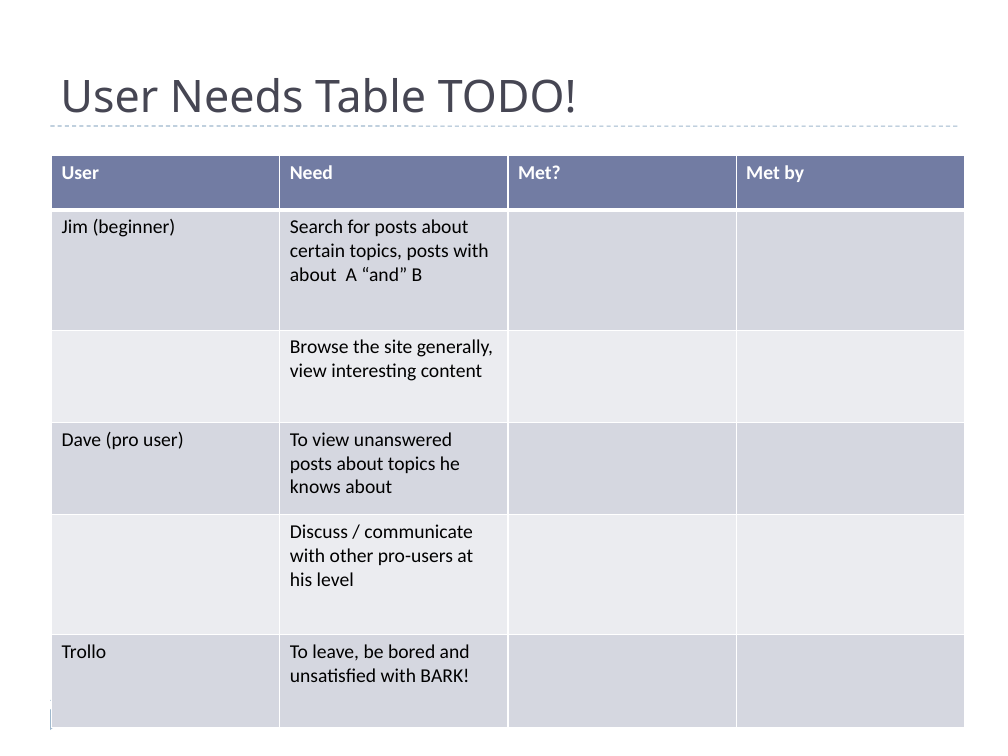
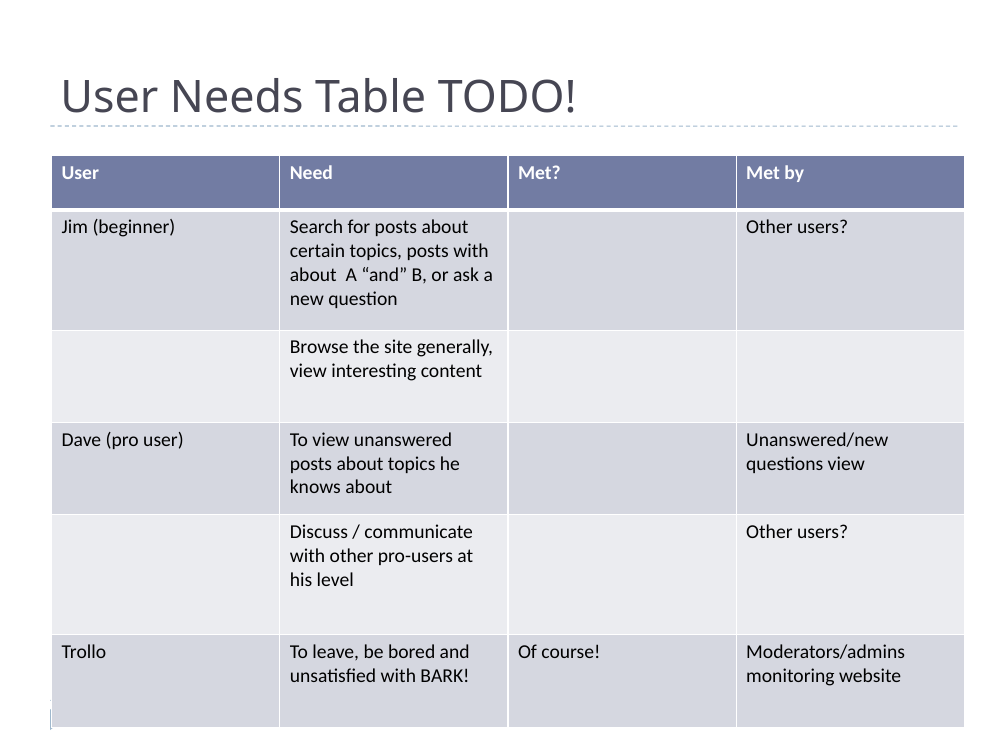
Before and after one commit to projectgoav/studeso, a slide deck: slide 7 of docs/presentation.pptx (slide 5 before the commit). Drawn at 1008x756 pixels with LibreOffice and Linux fonts; fonts in the diff are those of the drawing. Boxes give left, top, right and bottom in pixels: in the first picture for what was removed or moved away, otherwise in the second. Text is boxed around its words. In the diff, an @@ line names an element or a change of style, - is before the commit and + after.

```diff
--- a/docs/presentation.pptx
+++ b/docs/presentation.pptx
@@ table at [51, 156, 963, 728] @@
-row 2, column 2: Search for posts about certain topics, posts with about A “and” B
+row 2, column 2: Search for posts about certain topics, posts with about A “and” B, or ask a new question
-row 2, column 4: 
+row 2, column 4: Other users?
-row 4, column 4: 
+row 4, column 4: Unanswered/new questions view
-row 5, column 4: 
+row 5, column 4: Other users?
-row 6, column 3: 
+row 6, column 3: Of course!
-row 6, column 4: 
+row 6, column 4: Moderators/admins monitoring website
```
Also in this commit, not shown: 2 other slides changed, 2 slides added.
